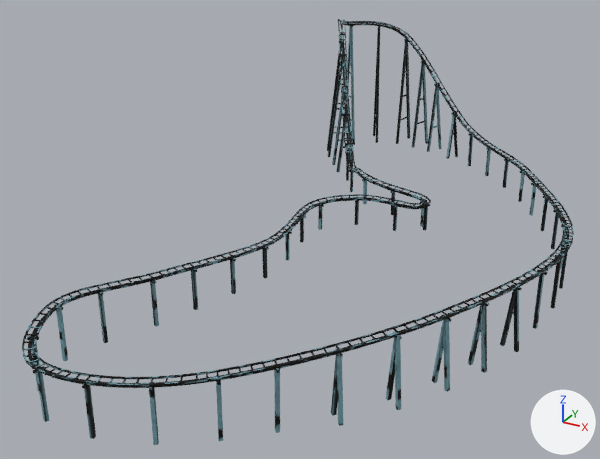
An edit to the FBX model Assets/Maps/LotteWorld/MagicIsland/Baked/Scene/Atlantis_Track/Atlantis_Track.fbx, drawn before and after from the same camera.
Camera for both pictures: a 50 mm lens placed at (63.6, -4.0, 62.4), pointed at (-2.3, 115.7, 2.5). Lighting does not change. The marker at lower right points along +X, +Y and +Z. The older version comes first. Where no turn or scale is listed for an object, it has been applied to the vertices. Vertices at exactly the same position are counted once.

In view in the first picture: 'Rails', 'Supports'.
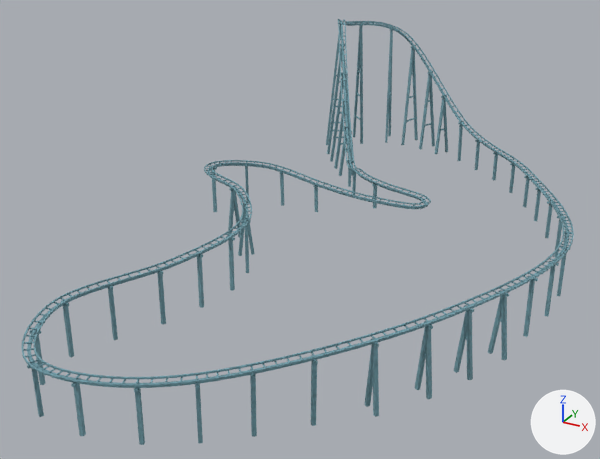
Where the change shows, as pixel boxes [x1, y1, x2, y2] in the pictures (600 x 459 px; the box of a moved part takes in the faces that stretch with it):
'Supports', reshaped: before [27, 25, 571, 445]; after [27, 22, 572, 445]
'Rails', reshaped: before [22, 19, 574, 388]; after [21, 19, 574, 388]
part 1 of me_rails, moved or reshaped: before [22, 194, 417, 366]; after [21, 160, 417, 361]
part 2 of me_rails, surface changed: [22, 19, 574, 388] in both
part 3 of me_supports, moved or reshaped: before [363, 180, 367, 204]; after [373, 185, 377, 209]
part 4 of me_supports, moved or reshaped: before [391, 192, 395, 215]; after [352, 173, 356, 195]
part 5 of me_supports, moved or reshaped: before [346, 150, 349, 181]; after [348, 163, 351, 187]
part 6 of me_supports, moved or reshaped: before [336, 116, 346, 172]; after [339, 130, 347, 176]
part 7 of me_supports, moved or reshaped: before [347, 117, 353, 168]; after [345, 129, 353, 176]
part 8 of me_supports, moved or reshaped: before [332, 88, 346, 165]; after [334, 102, 347, 169]
part 9 of me_supports, moved or reshaped: before [345, 89, 353, 165]; after [346, 103, 353, 168]
part 10 of me_supports, moved or reshaped: before [328, 57, 342, 157]; after [330, 76, 343, 162]
part 11 of me_supports, moved or reshaped: before [344, 61, 354, 155]; after [342, 75, 353, 160]
part 12 of me_supports, moved or reshaped: before [327, 36, 342, 151]; after [327, 46, 342, 154]
part 13 of me_supports, moved or reshaped: before [343, 36, 347, 79]; after [343, 46, 354, 154]
part 14 of me_supports, moved or reshaped: before [344, 26, 351, 114]; after [326, 26, 341, 145]
part 15 of me_supports, moved or reshaped (not visible afterwards): before [350, 27, 355, 145]
part 16 of me_supports, deleted: before [27, 25, 571, 445]
part 17 of me_supports, added: after [27, 22, 572, 445]

What changed in the scene script:
```text
Change me_rails:
    remove me_rails.from_pydata(...)  # 7742 vertices, 11616 faces; spans x -27.6..43.1, y 56.9..191.9, z 1.3..28.2
    add me_rails.from_pydata(...)  # 8511 vertices, 12768 faces; spans x -29.6..43.1, y 56.9..191.9, z 1.3..28.2
    me_rails part 1: 847 vertices moved from x -16.8..10.7, y 59.6..137.4, z 1.7..6.1 to x -29.6..10.8, y 59.5..136.8, z 1.7..7.5; 964 vertices removed from x -16.5..11.5, y 58.7..137.4, z 1.7..5.9; 1549 vertices added at x -29.6..11.6, y 58.6..138.4, z 1.7..7.7
    me_rails part 2: 9624 kept faces spanning x -27.6..43.1, y 56.9..191.9, z 1.3..28.2 get new texture (UV) coordinates
    other edits to the shape of me_rails do not show in these pictures
Change me_supports:
    remove me_supports.from_pydata(...)  # 1168 vertices, 1752 faces; spans x -28.1..43.0, y 57.2..194.3, z -3.5..26.3
    add me_supports.from_pydata(...)  # 1176 vertices, 1764 faces; spans x -29.5..42.9, y 57.2..193.8, z -3.5..27.5
    me_supports part 3: the loose piece of 8 vertices spanning x -3.9..-3.1, y 145.9..146.7, z -3.5..1.9 is moved by (2.8, -1.2, -0.1)
    me_supports part 4: the loose piece of 8 vertices spanning x 3.8..4.3, y 143.3..143.8, z -3.5..1.7 is turned -140.8 degrees about the z axis through its middle and scaled by 1.04, then moved by (-11.6, 6.0, 0.1)
    me_supports part 5: the loose piece of 8 vertices spanning x -13.6..-12.6, y 157.1..158.3, z -3.5..4.8 is scaled about its middle by (0.955, 0.909, 0.673), then moved by (2.1, -3.4, -1.3)
    me_supports part 6: the loose piece of 8 vertices spanning x -17.7..-15.8, y 161.0..163.1, z -3.5..10.0 is scaled about its middle by (0.825, 0.902, 0.828), then moved by (1.4, -2.0, -1.2)
    me_supports part 7: the loose piece of 8 vertices spanning x -16.5..-14.2, y 162.4..163.4, z -3.5..10.0 is scaled about its middle by (0.868, 0.888, 0.828), then moved by (1.1, -2.1, -1.2)
    me_supports part 8: the loose piece of 8 vertices spanning x -20.9..-18.5, y 165.1..167.5, z -3.5..15.1 is scaled about its middle by (0.849, 0.915, 0.861), then moved by (1.5, -2.1, -1.3)
    me_supports part 9: the loose piece of 8 vertices spanning x -19.2..-16.3, y 166.8..168.1, z -3.5..15.1 is scaled about its middle by (0.885, 0.867, 0.861), then moved by (1.2, -2.3, -1.3)
    me_supports part 10: the loose piece of 8 vertices spanning x -24.7..-21.6, y 170.0..172.7, z -3.5..21.2 is scaled about its middle by (0.836, 0.916, 0.857), then moved by (2.0, -3.0, -1.8)
    me_supports part 11: the loose piece of 8 vertices spanning x -22.3..-18.8, y 172.0..173.7, z -3.5..21.2 is scaled about its middle by (0.874, 0.854, 0.857), then moved by (1.6, -3.2, -1.8)
    me_supports part 12: the loose piece of 8 vertices spanning x -27.0..-23.8, y 174.1..176.8, z -3.5..25.4 is scaled about its middle by (0.986, 1.04, 0.926), then moved by (1.2, -2.2, -1.1)
    me_supports part 13: the loose piece of 8 vertices spanning x -24.6..-21.0, y 176.0..177.8, z -3.5..25.4 is scaled about its middle by (1.02, 0.911, 0.926), then moved by (1.2, -2.2, -1.1)
    me_supports part 14: the loose piece of 8 vertices spanning x -28.1..-25.0, y 183.4..186.1, z -3.5..26.2 is turned 61.5 degrees about the z axis through its middle and scaled by 1.04, then moved by (-0.9, -5.8, 0.6)
    me_supports part 15: the loose piece of 8 vertices spanning x -25.8..-22.7, y 181.6..184.2, z -3.5..26.2 is turned 66 degrees about the z axis through its middle and scaled by 1.04, then moved by (-0.6, -2.6, 0.6)
    me_supports part 16: 116 loose pieces with 928 vertices, spanning x -27.4..43.0, y 57.2..194.3, z -3.5..26.3, are deleted
    me_supports part 17: 936 vertices added at x -29.5..42.9, y 57.2..193.8, z -3.5..27.5
    other edits to the shape of me_supports do not show in these pictures
```
